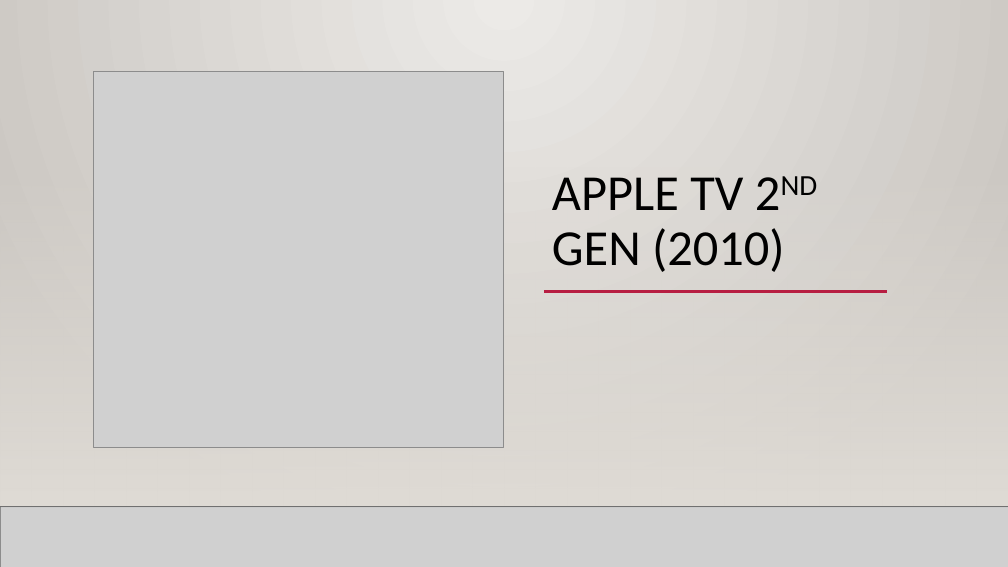
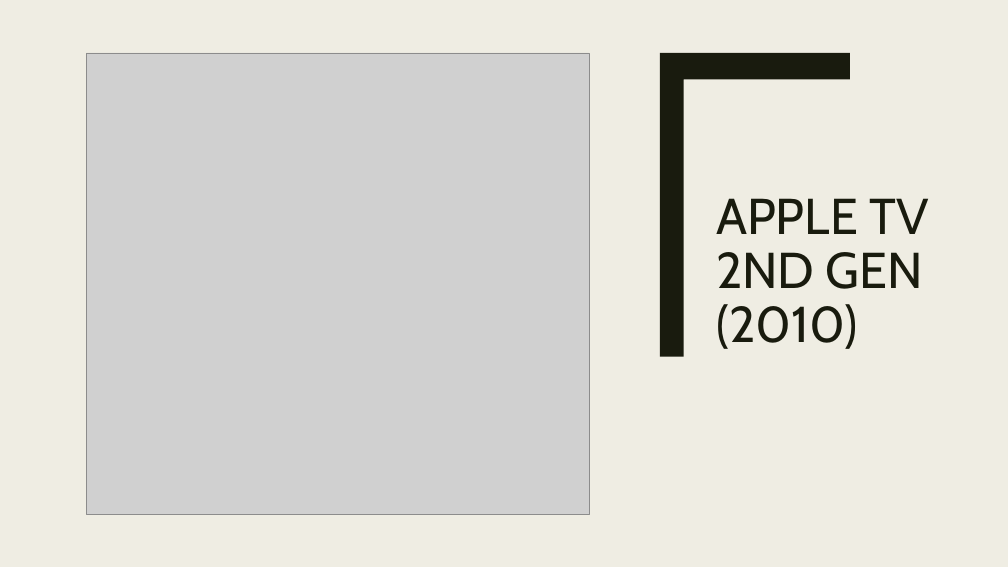
Before and after one commit to ThanhTurin/iOS-meetup-sg, a slide deck: slide 9 of Presentation.pptx (slide 8 before the commit). Drawn at 1008x567 pixels with LibreOffice and Linux fonts; fonts in the diff are those of the drawing; grey boxes stand for pictures; background and template pictures are left out. Boxes give left, top, right and bottom in pixels: in the first picture for what was removed or moved away, otherwise in the second. Text is boxed around its words. In the diff, an @@ line names an element or a change of style, - is before the commit and + after.

```diff
--- a/Presentation.pptx
+++ b/Presentation.pptx
@@ background gradient #ECEAE7 to #CAC7C1 to #EFEDE3 @@
@@ rectangle at (x1=0, y1=0, x2=1008, y2=567): fill gradient #ECEAE7 to #CAC7C1 to #EFEDE3 @@
@@ rectangle added at (x1=39, y1=0, x2=58, y2=567), fill #191B0E @@
@@ picture resized from (x1=94, y1=71, x2=504, y2=448) to (x1=86, y1=53, x2=589, y2=514) @@
@@ freeform shape added at (x1=660, y1=53, x2=850, y2=357), fill #191B0E @@
@@ text "APPLE TV 2ND GEN (2010)" moved from (x1=552, y1=177, x2=785, y2=272) to (x1=716, y1=198, x2=928, y2=349) @@
@@ text "APPLE TV 2ND GEN (2010)" at (x1=716, y1=198, x2=928, y2=349): font Calibri to Cabin, text colour #000000 to #191B0E; now on the baseline in "2ND"; line spacing 0.9 to 0.89 @@
@@ rectangle removed at (x1=0, y1=167, x2=1008, y2=507) @@
@@ rectangle removed at (x1=0, y1=167, x2=1008, y2=507) @@
@@ rectangle removed at (x1=0, y1=167, x2=1008, y2=507) @@
@@ line removed from (200, 292) to (914, 292) @@
@@ line removed from (544, 292) to (887, 292) @@
@@ line removed from (0, 507) to (1008, 507) @@
@@ line removed from (0, 507) to (1008, 507) @@
@@ picture removed at (x1=0, y1=507, x2=1008, y2=567) @@
@@ line removed from (0, 507) to (1008, 507) @@
```
Also in this commit, not shown: 12 other slides changed, 18 slides added, 10 slides removed.
